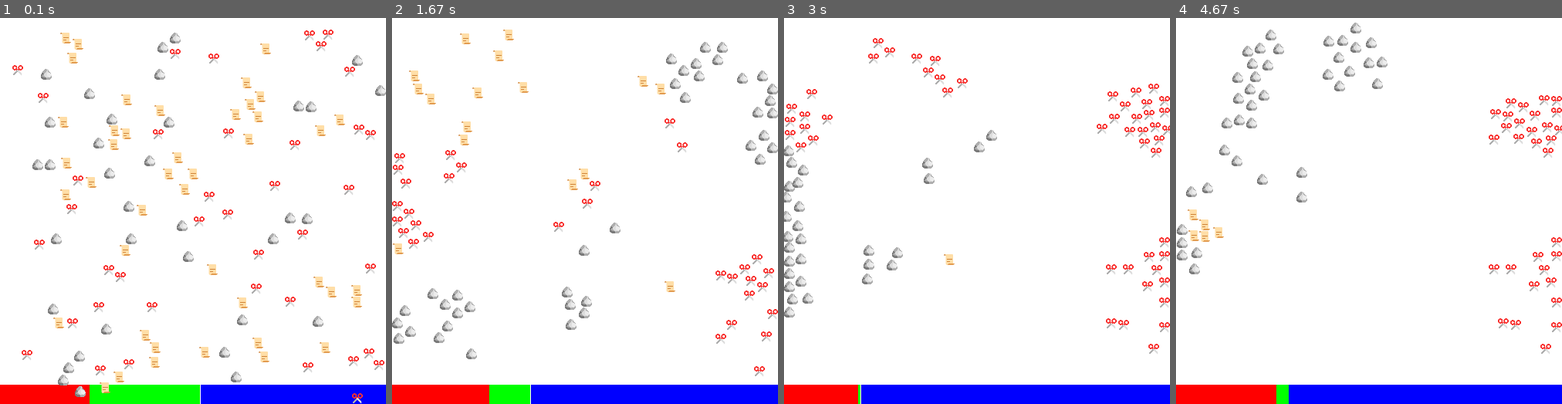
Above: before the commit, frames 1-4 (left to right).
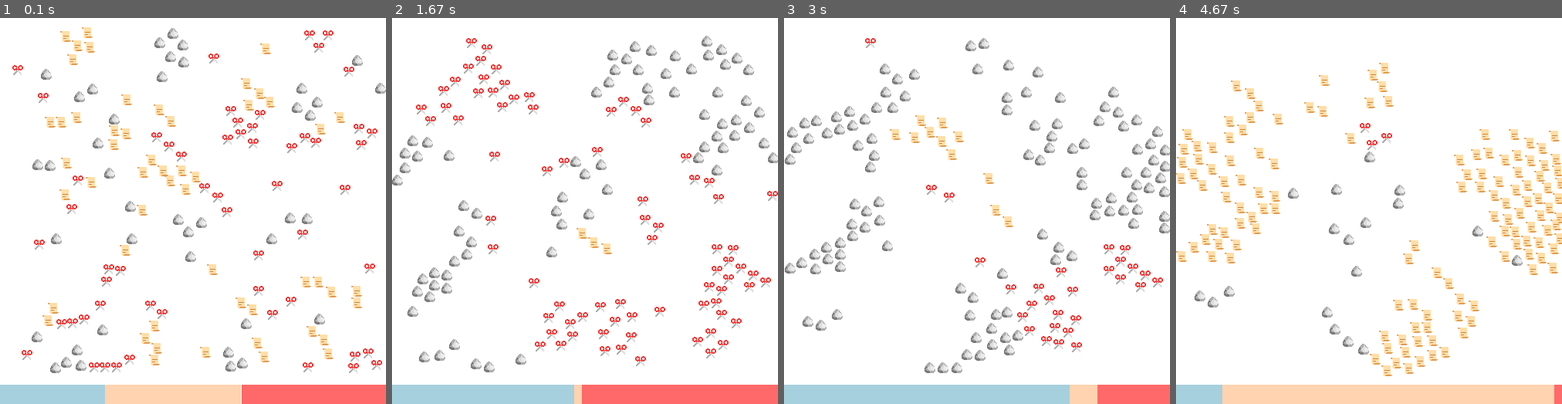
Above: after the commit, the same moments.

Repository: benceluzsinszky/rock-paper-scissors-simulation-pygame
Game: pygame game, started from main.py
The game is run twice, just before and just after one commit, with the same random seed, the same clock (stepped at 60 frames per second) and the same inputs.
Inputs:
- Up to frame 1 (0.1 s): no input
- Up to frame 2 (1.67 s): no input
- Up to frame 3 (3 s): no input
- Up to frame 4 (4.67 s): no input

The runs differ from the first frame. In frame 1, 11% of the frame differs, in the area x 0-100%, y 2-100%; in frame 2, 15%; in frame 3, 15%; in frame 4, 17%, in the area x 0-100%, y 1-100%.

Commit message:
Fixed some errors, added docstrings

Diff:
--- a/main.py
+++ b/main.py
@@ -55,7 +55,6 @@
         Updates the game screen with new information.
         """
         self.screen.fill((255, 255, 255))
-
         self.draw_score()
 
         for group in self.sprite_groups:
@@ -76,32 +75,40 @@
                 if event.key == pygame.K_ESCAPE:
                     self.running = False
 
-    def collision(self, wached_group, loser_group, type):
-        self_collision = pygame.sprite.groupcollide(
-            wached_group, wached_group, False, False)
-        if self_collision:
-            ...
+    def collision(self, hunter_group, food_group, type):
+        """
+        Kills food sprite, creates a new sprite in the 'hunter' group
+        """
+        for hunter in hunter_group:
+            for food in food_group:
+                collision = pygame.sprite.collide_rect(
+                    hunter, food)
 
-        collision = pygame.sprite.groupcollide(
-            wached_group, loser_group, False, True)
-
-        if collision:
-            dead_sprite_rect_x = list(collision.values())[0][0].rect.x
-            dead_sprite_rect_y = list(collision.values())[0][0].rect.y
-            sprite = Sprite(
-                self, type, (dead_sprite_rect_x, dead_sprite_rect_y))
-            wached_group.add(sprite)
+                if collision:
+                    sprite = Sprite(
+                        self, type, (food.rect.x, food.rect.y))
+                    hunter_group.add(sprite)
+                    food.kill()
 
     def check_collisions(self):
+        """
+        Check for collisions between sprite groups.
+        """
         self.collision(self.rocks, self.scissors, "rock")
         self.collision(self.scissors, self.papers, "scissors")
         self.collision(self.papers, self.rocks, "paper")
 
     def move_sprites(self, current, food, enemy):
+        """
+        Makes sprites move.
+        """
         for sprite in current:
             sprite.action(current, food, enemy)
 
     def create_sprites(self, type, group):
+        """
+        Generates initial sprites.
+        """
         for _ in range(STARTING_SPRITES):
             random_x = random.randint(10, 490)
             random_y = random.randint(10, 490)
@@ -109,33 +116,19 @@
             group.add(sprite)
 
     def draw_score(self):
-        multipilier = RESX / (STARTING_SPRITES * 3)  # TODO: counting is off
+        """
+        Draw score lines on the bottom.
+        """
+        multipilier = RESX / (STARTING_SPRITES * 3)
 
         len_rocks = len(self.rocks) * multipilier
         len_papers = len(self.papers) * multipilier
-        len_scissors = len(self.scissors) * multipilier
 
-        pygame.draw.rect(self.screen, 'red', [0, RESY-25, len_rocks, RESY])
-        pygame.draw.rect(self.screen, 'green', [
+        pygame.draw.rect(self.screen, (166, 208, 221), [0, RESY-25, len_rocks, RESY])
+        pygame.draw.rect(self.screen, (255, 211, 176), [
                          len_rocks, RESY-25, len_papers, RESY])
-        pygame.draw.rect(self.screen, 'blue', [
+        pygame.draw.rect(self.screen, (255, 105, 105), [
                          len_rocks+len_papers, RESY-25, RESX, RESY])
-
-        # rock_image = pygame.image.load("sprites/rock.png")
-        # rock_image = pygame.transform.scale(rock_image, (25, 25))
-        # paper_image = pygame.image.load("sprites/paper.png")
-        # paper_image = pygame.transform.scale(paper_image, (25, 25))
-        # scissors_image = pygame.image.load("sprites/scissors.png")
-        # scissors_image = pygame.transform.scale(scissors_image, (25, 25))
-
-        # if len_rocks > 0:
-        #     self.screen.blit(rock_image, [len_rocks/2-20, RESY-40])
-        # if len_papers > 0:
-        #     self.screen.blit(
-        #         paper_image, [len_rocks+len_papers-len_papers/2-20, RESY-40])
-        # if len_scissors > 0:
-        #     self.screen.blit(scissors_image, [
-        #                      len_rocks+len_papers+len_scissors-len_scissors/2-20, RESY-40])
 
 
 if __name__ == "__main__":
--- a/sprites.py
+++ b/sprites.py
@@ -7,10 +7,13 @@
 
 class Sprite(Sprite):
     """
-    Class that creats a Rock/Papaer/Scissor character.
+    Class that creates a Rock/Papaer/Scissor sprite.
     """
 
     def __init__(self, game, character=str, location=tuple) -> None:
+        """
+        Initializes a single sprite.
+        """
         super().__init__()
         self.screen = game.screen
         self.image = pygame.image.load(f"sprites/{character}.png")
@@ -25,10 +28,16 @@
         self.closest_enemy_distance = float("inf")
 
     def random_movement(self):
+        """
+        Makes random movement.
+        """
         self.rect.x += random.uniform(-0.5, 0.5)
         self.rect.y += random.uniform(-0.5, 0.5)
 
     def get_food_info(self, food):
+        """
+        Gets info about closest food sprite.
+        """
         for sprite in food:
             distance = math.sqrt(
                 (sprite.rect.centerx - self.rect.centerx)**2 + (sprite.rect.centery - self.rect.centery)**2)
@@ -37,6 +46,9 @@
                 self.closest_food = sprite
 
     def eat(self):
+        """
+        Makes sprite go towards food.
+        """
         if self.closest_food_distance != float("inf"):
             try:
                 direction = pygame.math.Vector2(
@@ -45,13 +57,16 @@
                     direction.normalize_ip()
                 except ValueError:
                     pass
-                self.rect.move_ip(direction * 1.75)
+                self.rect.move_ip(direction * 2)
 
             except AttributeError:
                 pass
             self.closest_food_distance = float("inf")
 
     def get_enemy_info(self, enemy):
+        """
+        Gets info about closest enemy sprite.
+        """
         for sprite in enemy:
             distance = math.sqrt((
                 sprite.rect[0] - self.rect[1])**2 + (sprite.rect[1] - self.rect[1])**2)
@@ -60,6 +75,9 @@
                 self.closest_enemy = sprite
 
     def run(self):
+        """
+        Makes sprite go away from enemies.
+        """
         if self.closest_enemy_distance != float("inf"):
             try:
                 direction = pygame.math.Vector2(
@@ -74,16 +92,22 @@
             self.closest_enemy_distance = float("inf")
 
     def check_walls(self):
+        """
+        Stops sprite at walls.
+        """
         if self.rect.top < 0:
             self.rect.top = 0
-        if self.rect.bottom > 500:
-            self.rect.bottom = 500
+        if self.rect.bottom > 460:
+            self.rect.bottom = 460
         if self.rect.left < 0:
             self.rect.left = 0
         if self.rect.right > 500:
             self.rect.right = 500
 
     def check_self_collision(self, current):
+        """
+        Stops sprites in the same group from colliding.
+        """
         for sprite in current:
             if sprite != self:
                 if pygame.sprite.collide_rect(self, sprite):
@@ -102,15 +126,19 @@
                         self.rect.y -= 2
 
     def action(self, current, food, enemy):
+        """
+        Does every action for sprite.
+        """
         self.random_movement()
         self.get_food_info(food)
         self.get_enemy_info(enemy)
         self.check_walls()
-        # if self.closest_enemy_distance > self.closest_food_distance:
         self.eat()
-        # else:
         self.run()
         self.check_self_collision(current)
 
     def blit_sprite(self):
+        """
+        Blits sprite to screen.
+        """
         self.screen.blit(self.image, self.rect)
